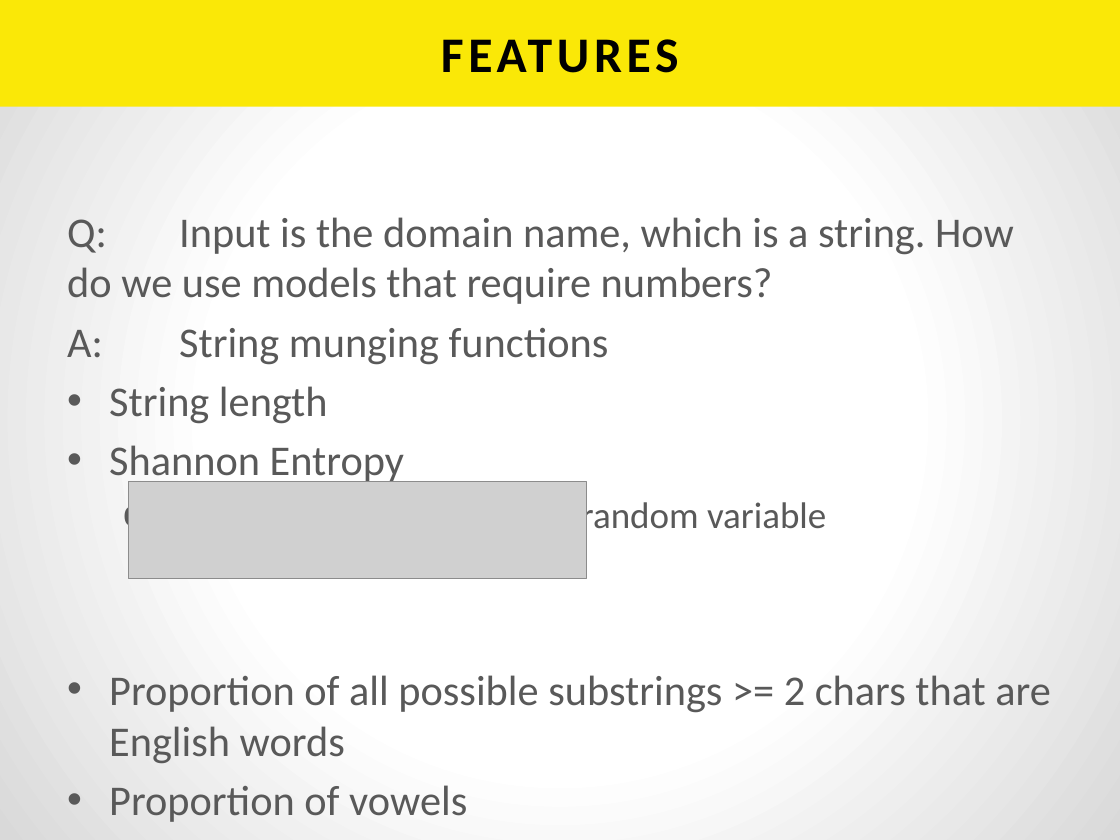
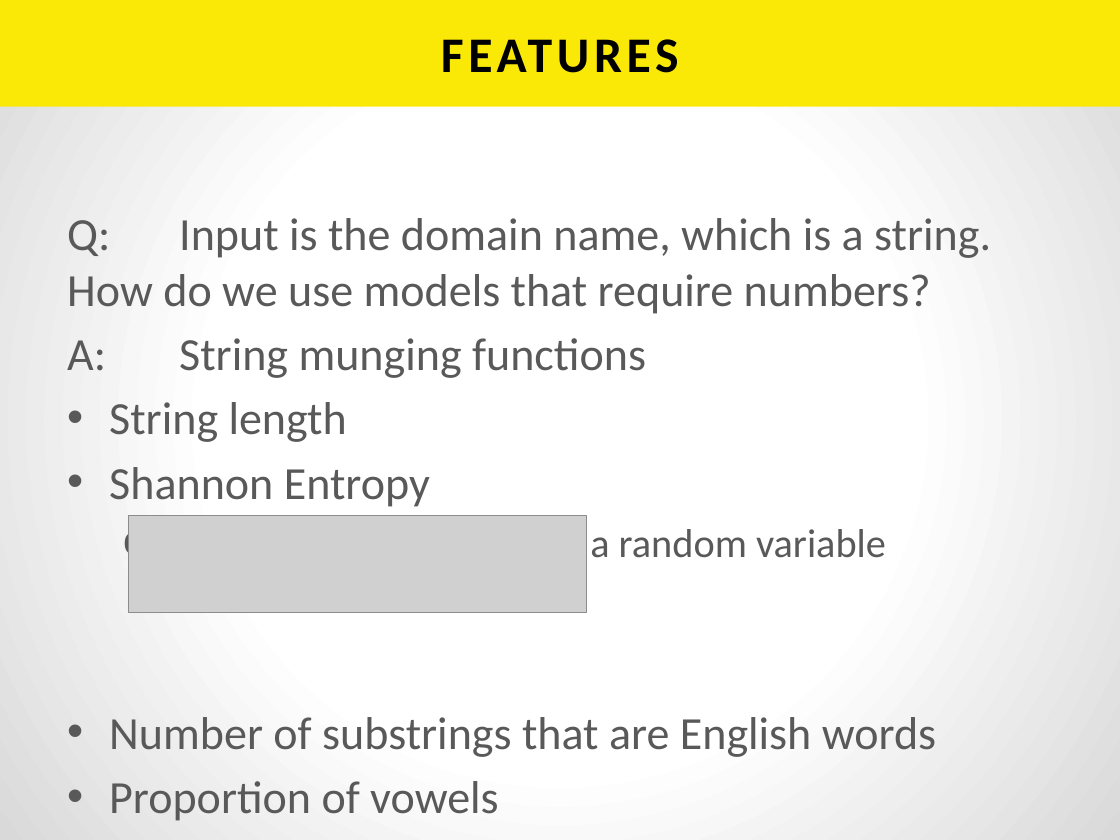
Before and after one commit to h2oai/h2o-tutorials, a slide deck: slide 6 of tutorials/aws-lambda-app/BuildingAnAppWithAWSLambda.pptx. Drawn at 1120x840 pixels with LibreOffice and Linux fonts; fonts in the diff are those of the drawing; grey boxes stand for pictures. Boxes give left, top, right and bottom in pixels: in the first picture for what was removed or moved away, otherwise in the second. Text is boxed around its words. In the diff, an @@ line names an element or a change of style, - is before the commit and + after.

```diff
--- a/tutorials/aws-lambda-app/BuildingAnAppWithAWSLambda.pptx
+++ b/tutorials/aws-lambda-app/BuildingAnAppWithAWSLambda.pptx
@@ text at (67,218,991,821): size 27.2 to 29.6 pt in "Q: Input is the domain name, which ...", "A: String munging functions", "String length", "Shannon Entropy" and 1 more places; size 23.8 to 25.9 pt in "Measure of uncertainty in a random variable" @@
@@ picture: place and size @@
-picture at (129,482,587,579)
+picture at (129,516,587,614)
@@ text at (109,717,936,757): text changed; size 27.2 to 29.6 pt @@
-• Proportion of all possible substrings >= 2 chars that are English words
+• Number of substrings that are English words
```
Also in this commit, not shown: 7 other slides changed, 1 slide added, 1 slide removed.
